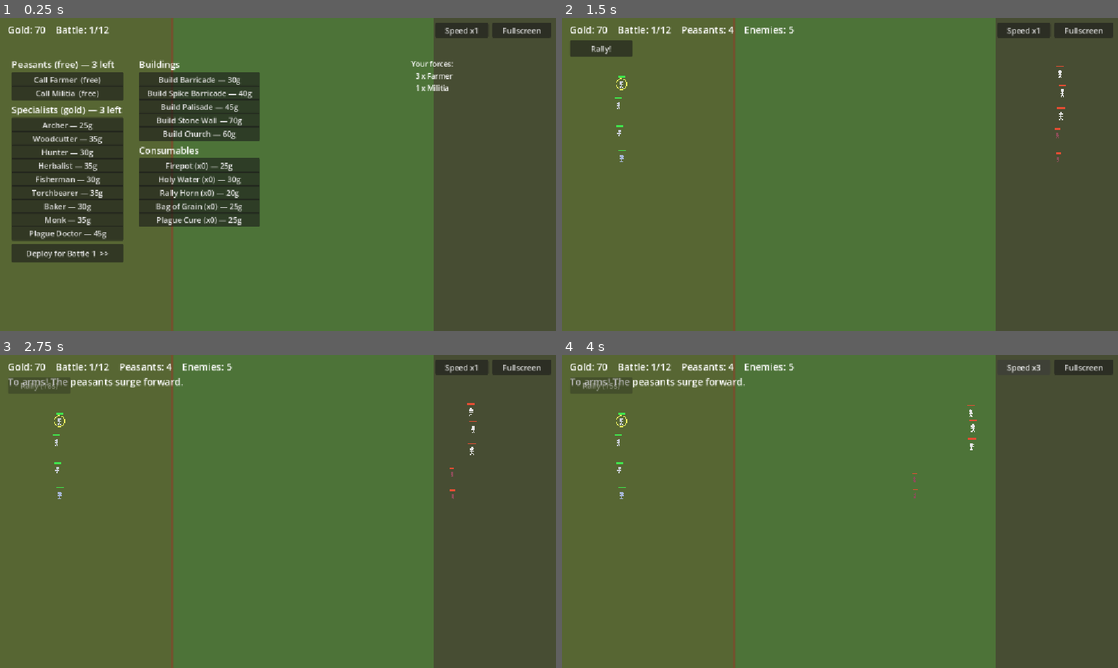
Above: before the commit, frames 1-4 (two rows, left to right).
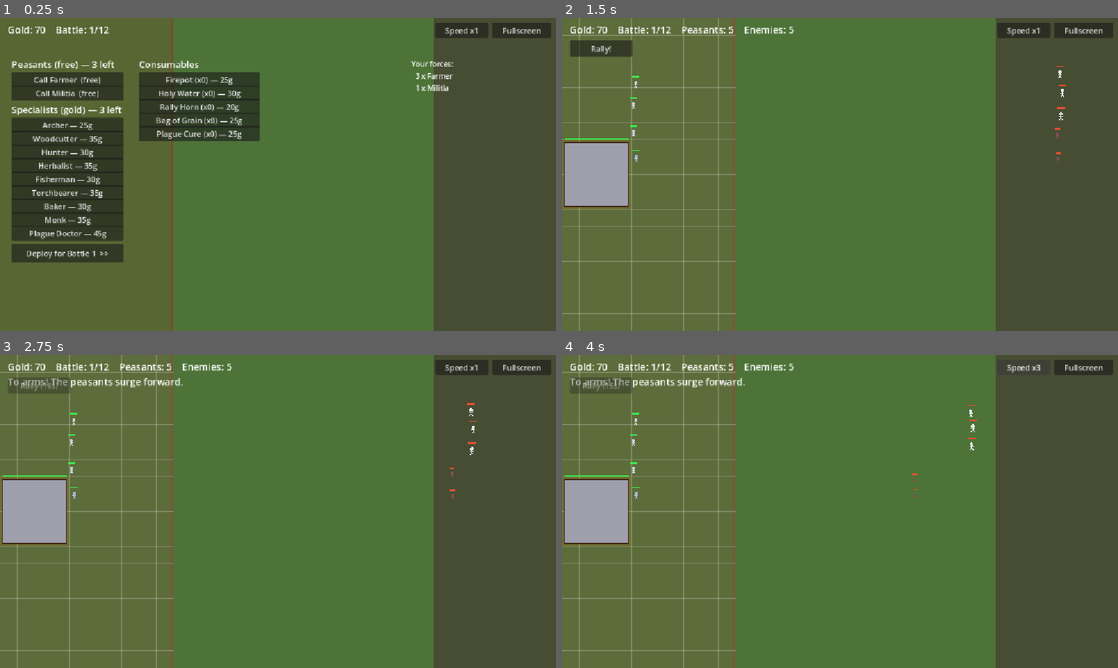
Above: after the commit, the same moments.

Repository: Jazzboy2567/protect-your-plot
Game: Godot game, scene res://Main.tscn
Two runs of this game, one before a commit and one after it. Both use one fixed random seed, a clock stepped at 60 frames per second and the inputs below.
Inputs:
- Up to frame 1 (0.25 s): no input
- Up to frame 2 (1.5 s): click "Deploy for Battle 1 >>" at 0.5 s; click "Fight! >>" at 1.25 s
- Up to frame 3 (2.75 s): click "Rally!" at 2 s
- Up to frame 4 (4 s): click "Speed x1" at 2.75 s; click "Speed x2" at 3.5 s

The runs differ from the first frame. In frame 1, 5.9% of the frame differs, in the area x 25-47%, y 13-67%; in frame 2, 4.4%; in frame 3, 4.4%; in frame 4, 4.4%.

Commit message:
Add tile-based building placement, castle, and blocking walls
- Tile grid over your side; buildings snap to tiles. A 4x4 Castle Keep is
  always present — if it's destroyed you lose the battle.
- In the Deploy phase, pick a building (Barricade/Spikes/Palisade/Stone
  Wall/Church) and click a tile to place it (costs gold). Toggle back to
  Move Units to command your troops. Grid + occupied tiles drawn live.
- Placed buildings persist across battles; ones destroyed in battle are
  removed and must be rebuilt. Church revive now checks placed buildings.
- Walls block: an enemy attacks a wall directly in its path before advancing,
  so a complete wall line must be broken through.
- Buildings removed from the shop (now placed on tiles); shop keeps
  recruits, consumables, and the merchant relics.

Validated against Godot 4.7.2: auto-play placed a wall line + church, spawned
and persisted buildings, enemies broke through to the keep — no errors.

Diff:
--- a/scripts/GameData.gd
+++ b/scripts/GameData.gd
@@ -24,6 +24,7 @@
 	"palisade":   {"id":"palisade","name":"Palisade","hp":380,"damage":0,"range":0,"cooldown":1.0,"speed":0,"radius":15,"cost":45,"structure":true,"color":Color(0.46,0.33,0.19)},
 	"stone_wall": {"id":"stone_wall","name":"Stone Wall","hp":600,"damage":0,"range":0,"cooldown":1.0,"speed":0,"radius":16,"cost":70,"structure":true,"color":Color(0.55,0.55,0.58)},
 	"church":     {"id":"church","name":"Church","hp":300,"damage":0,"range":0,"cooldown":1.0,"speed":0,"radius":18,"cost":60,"structure":true,"color":Color(0.86,0.82,0.66)},
+	"castle":     {"id":"castle","name":"Castle Keep","hp":900,"damage":0,"range":0,"cooldown":1.0,"speed":0,"radius":66,"cost":0,"structure":true,"color":Color(0.62,0.62,0.68)},
 
 	# --- Enemies (right side) — reddish ---
 	"sheep":       {"id":"sheep","name":"Sheep","hp":18,"damage":2,"range":6,"cooldown":1.2,"speed":45,"radius":8,"drop":3,"beast":true,"color":Color(0.90,0.90,0.90)},
--- a/scripts/Main.gd
+++ b/scripts/Main.gd
@@ -17,6 +17,14 @@
 const SPECIALIST_IDS := ["archer", "woodcutter", "hunter", "herbalist", "fisherman", "torchbearer", "baker", "monk", "plague_doctor"]
 const BUILDING_IDS := ["barricade", "spikes", "palisade", "stone_wall", "church"]
 const RECRUIT_CAP := 3
+
+# Tile grid over your (left) side. Buildings snap to tiles; the castle is 4x4.
+const TILE := 36.0
+const GRID_COLS := 10
+const GRID_ROWS := 18
+const CASTLE_GX := 0
+const CASTLE_GY := 7
+const CASTLE_SPAN := 4
 
 # Run-wide passive upgrades (buy once, from the Traveling Merchant every 4th battle).
 const RELIC_DEFS := {
@@ -60,6 +68,8 @@
 var peasant_recruits: int = RECRUIT_CAP
 var specialist_recruits: int = RECRUIT_CAP
 var dead_this_battle: Array = []
+var buildings: Array = []          # persistent placed buildings: {id, gx, gy}
+var _build_sel: String = ""        # building id selected for placement ("" = command mode)
 
 var peasants: Array = []
 var enemies: Array = []
@@ -121,6 +131,7 @@
 	ctrl_full.pressed.connect(_toggle_fullscreen)
 	hud.add_child(ctrl_full)
 
+	buildings = [{"id": "castle", "gx": CASTLE_GX, "gy": CASTLE_GY}]
 	show_shop()
 
 func is_fighting() -> bool:
@@ -157,7 +168,9 @@
 
 func start_deploy() -> void:
 	phase = Phase.DEPLOY
+	_build_sel = ""
 	_despawn_all()
+	_spawn_buildings()
 	_spawn_peasants()
 	_spawn_enemies()
 	_build_deploy_ui()
@@ -186,7 +199,7 @@
 	army = new_army
 
 	# A surviving Church revives one fallen unit for the next battle.
-	if "church" in army and not dead_this_battle.is_empty():
+	if _has_building("church") and not dead_this_battle.is_empty():
 		var revived: String = dead_this_battle[0]
 		army.append(revived)
 		info_text += "  The church revives a %s." % GameData.UNITS[revived]["name"]
@@ -234,24 +247,23 @@
 	peasant_recruits = RECRUIT_CAP
 	specialist_recruits = RECRUIT_CAP
 	dead_this_battle = []
+	buildings = [{"id": "castle", "gx": CASTLE_GX, "gy": CASTLE_GY}]
+	_build_sel = ""
 	info_text = ""
 	show_shop()
 
 # ---------------------------------------------------------------- spawning
 
 func _spawn_peasants() -> void:
-	var struct_i := 0
 	var fight_i := 0
 	for id in army:
+		if GameData.UNITS[id].get("structure", false):
+			continue   # structures are placed on tiles, not spawned from the roster
 		var u := _make_unit(id, 0)
-		if u.is_structure:
-			u.position = Vector2(330, 150 + struct_i * 70 + randf_range(-6, 6))
-			struct_i += 1
-		else:
-			var col := fight_i / 8
-			var row := fight_i % 8
-			u.position = Vector2(120 + col * 36 + randf_range(-6, 6), 130 + row * 52 + randf_range(-8, 8))
-			fight_i += 1
+		var col := fight_i / 8
+		var row := fight_i % 8
+		u.position = Vector2(150 + col * 36 + randf_range(-6, 6), 130 + row * 52 + randf_range(-8, 8))
+		fight_i += 1
 		u.command_point = u.position
 		_apply_relics(u)
 		world.add_child(u)
@@ -329,6 +341,82 @@
 	u.setup(GameData.UNITS[id], team, self)
 	return u
 
+func _spawn_buildings() -> void:
+	for b in buildings:
+		var u := _make_unit(b["id"], 0)
+		u.position = _building_center(b)
+		u.command_point = u.position
+		u.set_meta("bref", b)
+		_apply_relics(u)
+		world.add_child(u)
+		peasants.append(u)
+
+func _building_center(b: Dictionary) -> Vector2:
+	if b["id"] == "castle":
+		return Vector2((b["gx"] + CASTLE_SPAN / 2.0) * TILE, (b["gy"] + CASTLE_SPAN / 2.0) * TILE)
+	return Vector2((b["gx"] + 0.5) * TILE, (b["gy"] + 0.5) * TILE)
+
+func _tile_occupied(gx: int, gy: int) -> bool:
+	for b in buildings:
+		if b["id"] == "castle":
+			if gx >= b["gx"] and gx < b["gx"] + CASTLE_SPAN and gy >= b["gy"] and gy < b["gy"] + CASTLE_SPAN:
+				return true
+		elif b["gx"] == gx and b["gy"] == gy:
+			return true
+	return false
+
+func _has_building(id: String) -> bool:
+	for b in buildings:
+		if b["id"] == id:
+			return true
+	return false
+
+func _place_building(pos: Vector2) -> void:
+	var gx := int(pos.x / TILE)
+	var gy := int(pos.y / TILE)
+	if gx < 0 or gx >= GRID_COLS or gy < 0 or gy >= GRID_ROWS:
+		info_text = "Build on your own tiles (left side)."
+		_update_top()
+		return
+	if _tile_occupied(gx, gy):
+		info_text = "That tile is occupied."
+		_update_top()
+		return
+	var cost: int = GameData.UNITS[_build_sel]["cost"]
+	if gold < cost:
+		info_text = "Not enough gold for that building."
+		_update_top()
+		return
+	gold -= cost
+	var b := {"id": _build_sel, "gx": gx, "gy": gy}
+	buildings.append(b)
+	var u := _make_unit(_build_sel, 0)
+	u.position = _building_center(b)
+	u.command_point = u.position
+	u.set_meta("bref", b)
+	_apply_relics(u)
+	world.add_child(u)
+	peasants.append(u)
+	_build_deploy_ui()
+	_update_top()
+	queue_redraw()
+
+# Nearest wall directly in an advancing enemy's path (so a wall line blocks it).
+func structure_ahead(u: Unit):
+	var best = null
+	var best_d := 56.0
+	for p in peasants:
+		if not is_instance_valid(p) or not p.is_structure or p.hp <= 0.0:
+			continue
+		var dx: float = u.global_position.x - p.global_position.x   # >0: wall is to the left (ahead)
+		var dy: float = absf(u.global_position.y - p.global_position.y)
+		if dx > -8.0 and dy < p.radius + 12.0:
+			var d: float = u.global_position.distance_to(p.global_position)
+			if d < best_d:
+				best_d = d
+				best = p
+	return best
+
 func _despawn_all() -> void:
 	for c in world.get_children():
 		c.queue_free()
@@ -380,9 +468,14 @@
 		gold += u.gold_drop
 	elif u.team == 0 and phase == Phase.BATTLE and not u.is_structure:
 		dead_this_battle.append(u.type_id)
+	if u.team == 0 and u.is_structure and u.has_meta("bref"):
+		buildings.erase(u.get_meta("bref"))   # destroyed buildings don't persist
 	peasants.erase(u)
 	enemies.erase(u)
 	if phase != Phase.BATTLE:
+		return
+	if u.type_id == "castle":
+		_lose_battle()   # the keep has fallen
 		return
 	if enemies.is_empty():
 		_win_battle()
@@ -418,6 +511,9 @@
 			queue_redraw()
 
 func _handle_click(pos: Vector2) -> void:
+	if _build_sel != "" and phase == Phase.DEPLOY:
+		_place_building(pos)
+		return
 	var u = _peasant_at(pos)
 	if u != null:
 		_clear_selection()
@@ -508,17 +604,9 @@
 	y += 10
 	_mk_button("Deploy for Battle %d  >>" % battle_num, Vector2(x, y), Vector2(232, 38), start_deploy)
 
-	# ---- Middle column: buildings + consumables ----
+	# ---- Middle column: consumables (buildings are placed in the Deploy phase) ----
 	var mx := 288.0
 	var my := 82.0
-	_shop_header("Buildings", mx, my)
-	my += 30
-	for id in BUILDING_IDS:
-		var cost: int = GameData.UNITS[id]["cost"]
-		var b := _mk_button("Build %s — %dg" % [GameData.UNITS[id]["name"], cost], Vector2(mx, my), Vector2(250, 26), func(): _buy(id))
-		b.disabled = gold < cost
-		my += 28
-	my += 8
 	_shop_header("Consumables", mx, my)
 	my += 30
 	for id in CONSUMABLE_DEFS:
@@ -554,12 +642,36 @@
 func _build_deploy_ui() -> void:
 	_clear_panel()
 	var hint := Label.new()
-	hint.text = "DEPLOY  —  drag a box to select units, then click a spot to move them there.\nPosition your line, then Fight. You can keep giving orders during the battle."
+	hint.text = "DEPLOY — Move Units: drag a box to select, click a spot to send them (works mid-battle too).\nOr pick a building and click a tile on your side to place it. Walls block enemies until destroyed."
 	hint.position = Vector2(16, 44)
-	hint.add_theme_font_size_override("font_size", 15)
+	hint.add_theme_font_size_override("font_size", 14)
 	panel.add_child(hint)
-	_mk_button("Fight!  >>", Vector2(16, 96), Vector2(230, 42), begin_fight)
+
+	var bx := 16.0
+	var by := 82.0
+	var mv := _mk_button("Move Units" + (" <" if _build_sel == "" else ""), Vector2(bx, by), Vector2(200, 28), func(): _set_build_sel(""))
+	mv.disabled = _build_sel == ""
+	by += 32
+	for id in BUILDING_IDS:
+		var cost: int = GameData.UNITS[id]["cost"]
+		var mark := " <" if _build_sel == id else ""
+		var b := _mk_button("%s — %dg%s" % [GameData.UNITS[id]["name"], cost, mark], Vector2(bx, by), Vector2(200, 28), func(): _set_build_sel(id))
+		b.disabled = gold < cost
+		by += 30
+	by += 8
+	_mk_button("Fight!  >>", Vector2(bx, by), Vector2(200, 40), begin_fight)
 	_build_roster_label()
+	queue_redraw()
+
+func _set_build_sel(id: String) -> void:
+	_build_sel = id
+	if id != "":
+		_clear_selection()
+		info_text = "Placing %s — click a tile on your side." % GameData.UNITS[id]["name"]
+	else:
+		info_text = "Move mode — drag to select units, click to move them."
+	_build_deploy_ui()
+	_update_top()
 
 func _build_battle_ui() -> void:
 	_clear_panel()
@@ -740,6 +852,8 @@
 		info_text = "To arms! The peasants surge forward."
 
 func _process(delta: float) -> void:
+	if phase == Phase.DEPLOY:
+		queue_redraw()   # keep the build grid live
 	if rally_time > 0.0:
 		rally_time -= delta
 	if rally_cd > 0.0:
@@ -757,6 +871,13 @@
 	draw_rect(Rect2(Vector2.ZERO, Vector2(360, ARENA.y)), Color(0.34, 0.40, 0.20))  # your tilled plot
 	draw_line(Vector2(FENCE_X, 0), Vector2(FENCE_X, ARENA.y), Color(0.45, 0.32, 0.18), 4.0) # fence
 	draw_rect(Rect2(Vector2(900, 0), Vector2(252, ARENA.y)), Color(0.28, 0.30, 0.20)) # enemy approach
+	# Build grid over your side during deploy.
+	if phase == Phase.DEPLOY:
+		for gx in GRID_COLS:
+			for gy in GRID_ROWS:
+				var r := Rect2(gx * TILE, gy * TILE, TILE, TILE)
+				draw_rect(r, Color(1, 0.6, 0.2, 0.14) if _tile_occupied(gx, gy) else Color(1, 1, 1, 0.04))
+				draw_rect(r, Color(1, 1, 1, 0.10), false, 1.0)
 	if _dragging:
 		draw_rect(_sel_rect, Color(1, 1, 0.4, 0.12))
 		draw_rect(_sel_rect, Color(1, 1, 0.4, 0.7), false, 1.5)
--- a/scripts/Unit.gd
+++ b/scripts/Unit.gd
@@ -122,6 +122,12 @@
 		if target == null:
 			target = main.get_nearest_enemy(self)
 
+	# A wall directly ahead must be broken through first.
+	if team == 1:
+		var wall = main.structure_ahead(self)
+		if wall != null:
+			target = wall
+
 	# Single ally pass: light separation + collect nearby aura effects.
 	var sep := Vector2.ZERO
 	var haste := 0.0
